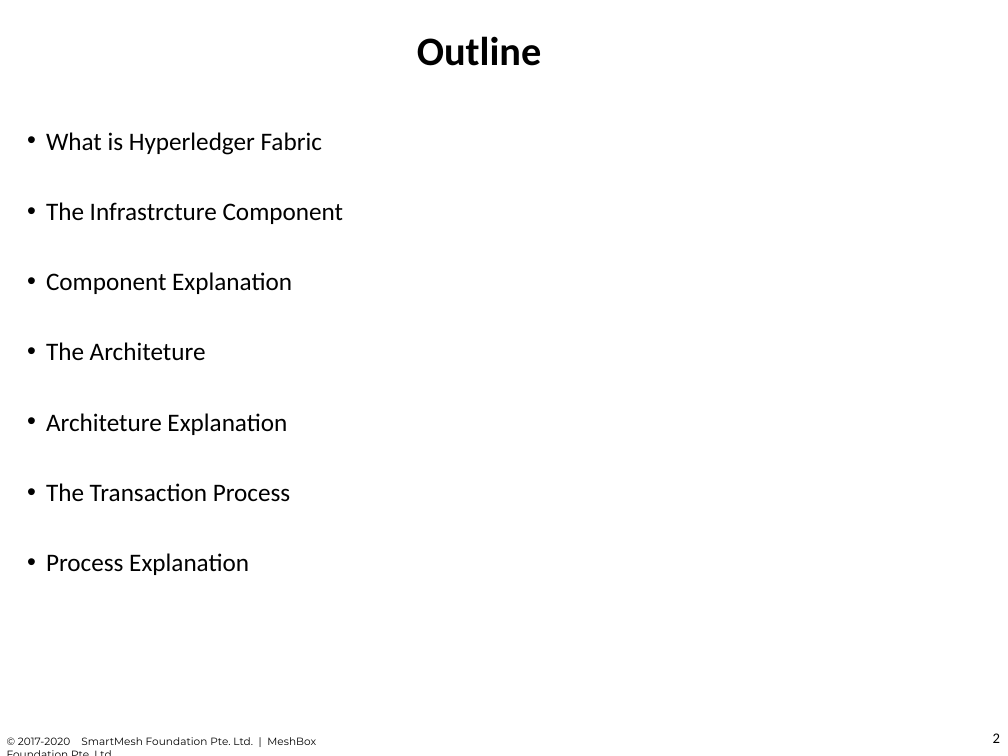
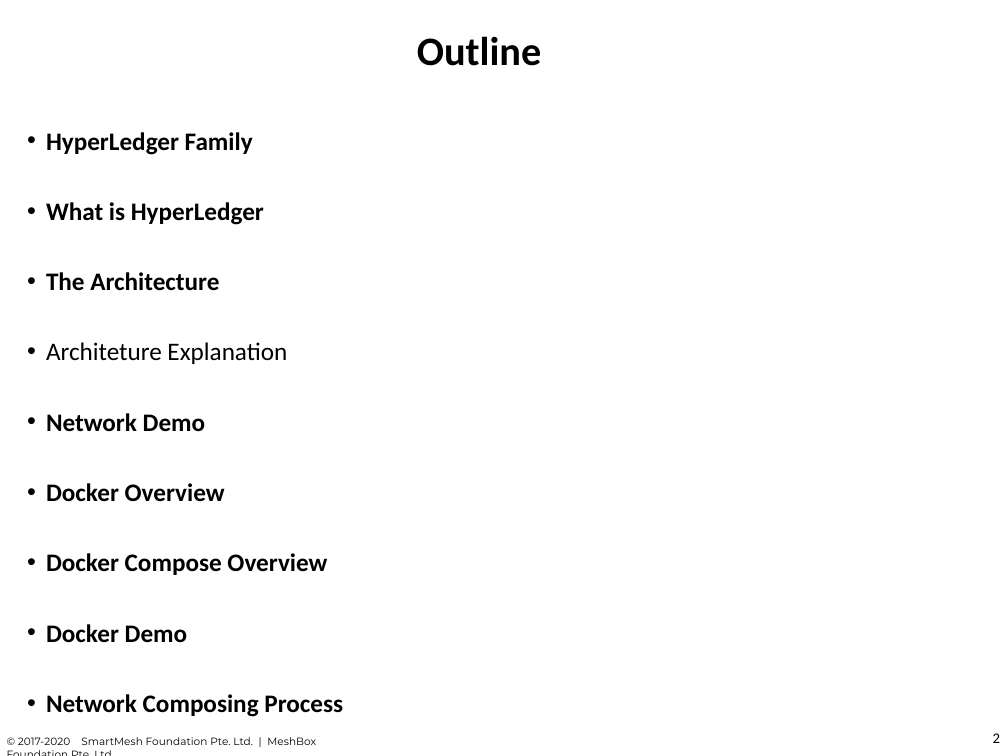
Before and after one commit to chuacw/SGUS-Slides, a slide deck: slide 2 of BCI - Day8 - Hyperledger 1 Intro.pptx. Drawn at 1008x756 pixels with LibreOffice and Linux fonts; fonts in the diff are those of the drawing. Boxes give left, top, right and bottom in pixels: in the first picture for what was removed or moved away, otherwise in the second. Text is boxed around its words. In the diff, an @@ line names an element or a change of style, - is before the commit and + after.

```diff
--- a/BCI - Day8 - Hyperledger 1 Intro.pptx
+++ b/BCI - Day8 - Hyperledger 1 Intro.pptx
@@ text at (x1=46, y1=132, x2=264, y2=291): text changed; bold on @@
-• What is Hyperledger Fabric
-• The Infrastrcture Component
-• Component Explanation
-• The Architeture
+• HyperLedger Family
+• What is HyperLedger
+• The Architecture
@@ text at (x1=46, y1=413, x2=343, y2=717): text changed; bold on @@
-• The Transaction Process
-• Process Explanation
+• Network Demo
+• Docker Overview
+• Docker Compose Overview
+• Docker Demo
+• Network Composing Process
```
Also in this commit, not shown: 5 other slides changed, 18 slides added, 4 slides removed, 6 other files.
